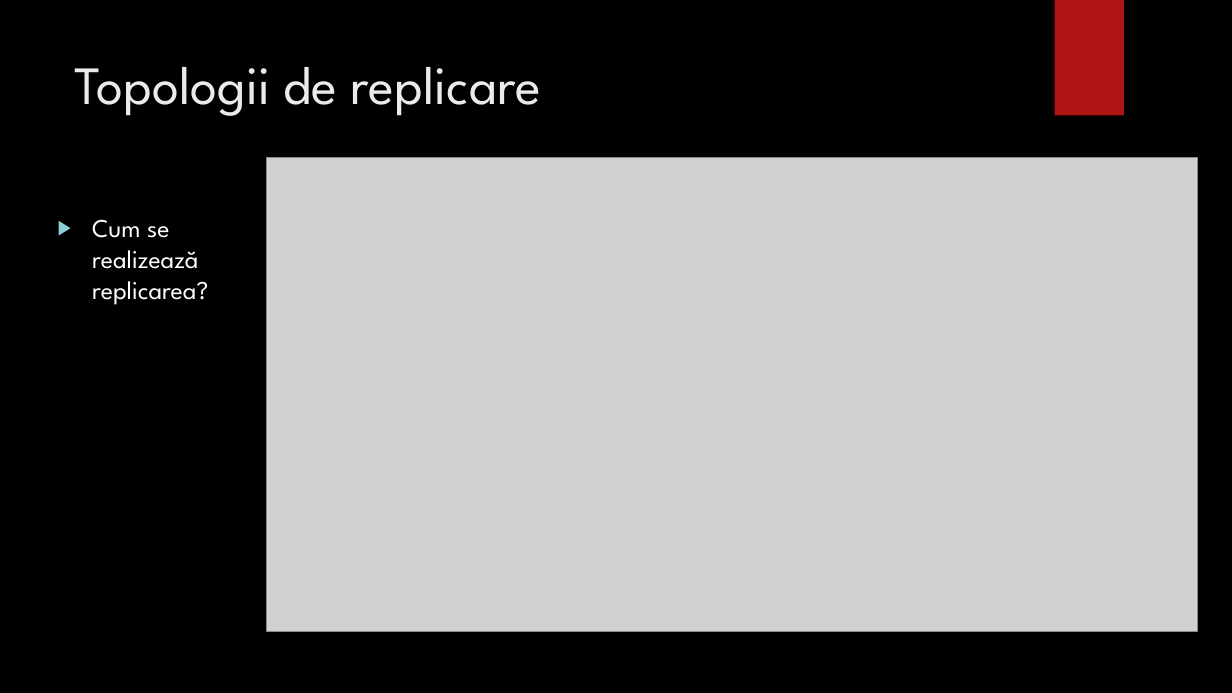
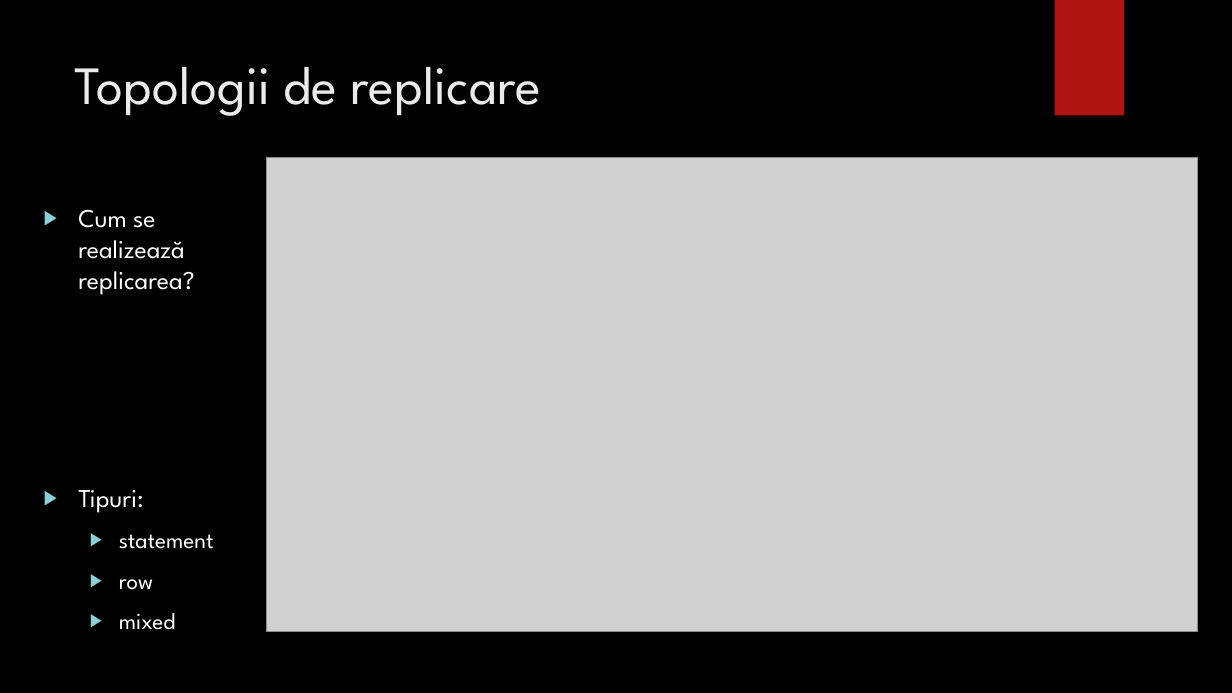
Before and after one commit to bogdanmatra/stoma, a slide deck: slide 5 of documentation/Prezentare_Licenta_Matragociu_Bogdan.pptx (slide 11 before the commit). Drawn at 1232x693 pixels with LibreOffice and Linux fonts; fonts in the diff are those of the drawing; grey boxes stand for pictures; background and template pictures are left out. Boxes give left, top, right and bottom in pixels: in the first picture for what was removed or moved away, otherwise in the second. Text is boxed around its words. In the diff, an @@ line names an element or a change of style, - is before the commit and + after.

```diff
--- a/documentation/Prezentare_Licenta_Matragociu_Bogdan.pptx
+++ b/documentation/Prezentare_Licenta_Matragociu_Bogdan.pptx
@@ text "Cum se realizează replicarea?" moved from (x1=92, y1=219, x2=208, y2=305) to (x1=78, y1=209, x2=214, y2=630) @@
@@ text at (x1=78, y1=490, x2=214, y2=630): paragraphs added @@
+▶ Tipuri:
+  ▶ statement
+  ▶ row
+  ▶ mixed
```
Also in this commit, not shown: 8 other slides changed, 4 slides added, 2 slides removed, 1 other file.
